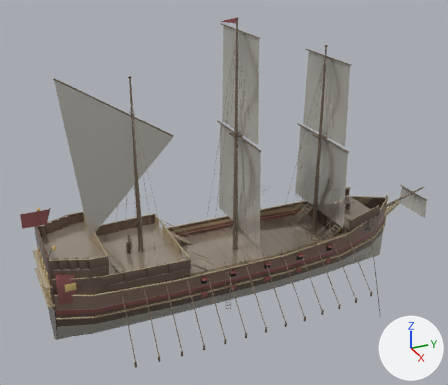
What one commit did to the glTF model assets/models/sea/ship_galleon.gltf.
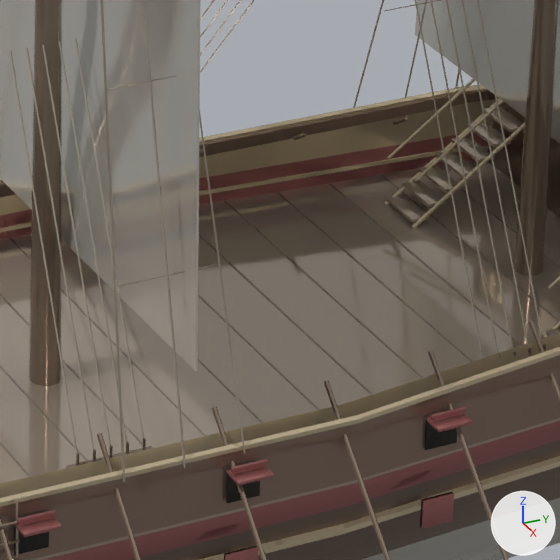
Each version is shown whole from a camera (50 mm lens) standing at (48.2, -21.9, 32.7) and looking at (-1.1, 0.3, 8.1), then close up on the part from 51% to 71% of the width and 49% to 72% of the height. The axes (+X, +Y, +Z) are drawn at lower right. The lights are the same throughout. The first two pictures are the older version. Where no turn or scale is listed for an object, it has been applied to the vertices. Vertices at exactly the same position are counted once.

Names of what the first close-up shows: 'Body', 'OarsR', 'Sail2', 'Sail3' and 1 more.
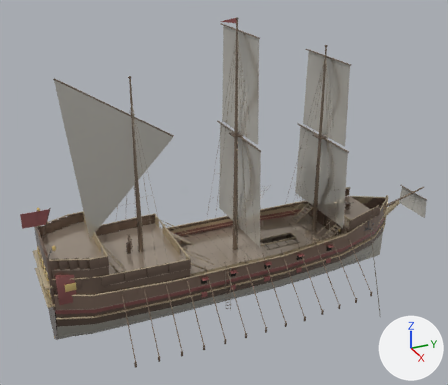
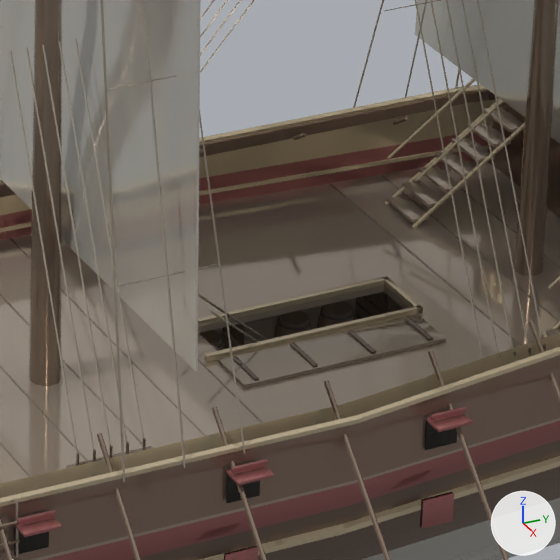
Boxes [x1, y1, x2, y2] around the edits, measured in the close-ups (560 x 560 px; the box of a moved part takes in the faces that stretch with it):
'Hold', added
    after: [198, 292, 403, 354]
    faces in mat_wood: [198, 292, 403, 354]
    faces in mat_leather: [198, 294, 268, 342]
    faces in mat_timber: [222, 293, 396, 336]
    faces in mat_metal: [217, 306, 354, 348]
part 1 of me_body_002, moved or reshaped
    before: [277, 192, 473, 362]
    after: [405, 317, 433, 341]
part 2 of me_body_002, moved or reshaped
    before: [224, 201, 424, 378]
    after: [348, 330, 376, 354]
part 3 of me_body_002, moved or reshaped
    before: [199, 235, 372, 395]
    after: [290, 343, 318, 367]
part 4 of me_body_002, moved or reshaped
    before: [198, 294, 320, 410]
    after: [233, 356, 259, 381]
part 5 of me_body_002, added (brown)
    after: [198, 276, 423, 362]
part 6 of me_body_002, added
    after: [218, 314, 446, 388]
part 7 of me_body_002, added
    after: [0, 164, 560, 560]

What the commit changed:
me_body_002 is used by ob_body; location (0.0, 0.0, 0.0).
me_body_002 had 19320 vertices, 36538 faces and spanned x -5.2..5.2, y -18.4..24.0, z -2.8..24.5.
me_body_002 now has 19552 vertices, 37006 faces and spans x -5.2..5.2, y -18.4..24.0, z -2.8..24.5.
me_body_002 part 1: the loose piece of 56 vertices spanning x -4.3..4.3, y 7.5, z 2.4 is scaled about its middle by (0.0935, 2.94, 5.17), then moved by (1.2, -0.3, 0.1), in mat_timber.
me_body_002 part 2: the loose piece of 56 vertices spanning x -4.3..4.3, y 6.5, z 2.4 is scaled about its middle by (0.0916, 2.94, 5.17), then moved by (1.2, -0.4, 0.1), in mat_timber.
me_body_002 part 3: the loose piece of 56 vertices spanning x -4.4..4.4, y 5.5, z 2.4 is scaled about its middle by (0.0899, 2.94, 5.17), then moved by (1.2, -0.4, 0.1), in mat_timber.
me_body_002 part 4: the loose piece of 56 vertices spanning x -4.5..4.5, y 4.5, z 2.4 is scaled about its middle by (0.0881, 2.94, 5.17), then moved by (1.2, -0.5, 0.1), in mat_timber.
me_body_002 part 5: a new loose piece of 160 vertices spanning x -0.6..0.6, y 3.6..7.6, z 2.4..2.5, in mat_timber.
me_body_002 part 6: a new loose piece of 56 vertices spanning x 0.7..1.6, y 3.8..7.4, z 2.4..2.5, in mat_wood.
me_body_002 part 7: 16 vertices added at x -4.7..4.7, y 3.7..7.5, z 2.3..2.4.
Mesh me_hold_001 is new.
It has 5496 vertices, 10584 faces and spans x -3.28..3.28, y 2.15..8.65, z -0.1..3.27.
Faces by material slot: [2836, 6196, 24, 108, 1100, 240, 80].
It uses material mat_wood.
It uses material mat_timber.
It uses material mat_leather.
It uses material mat_paint.
It uses material mat_metal.
It uses material mat_cloth.
It uses material mat_glow.
Object 'Hold' (ob_hold) is new; it shows me_hold_001.
Its location is (0.0, 0.0, 0.0).
